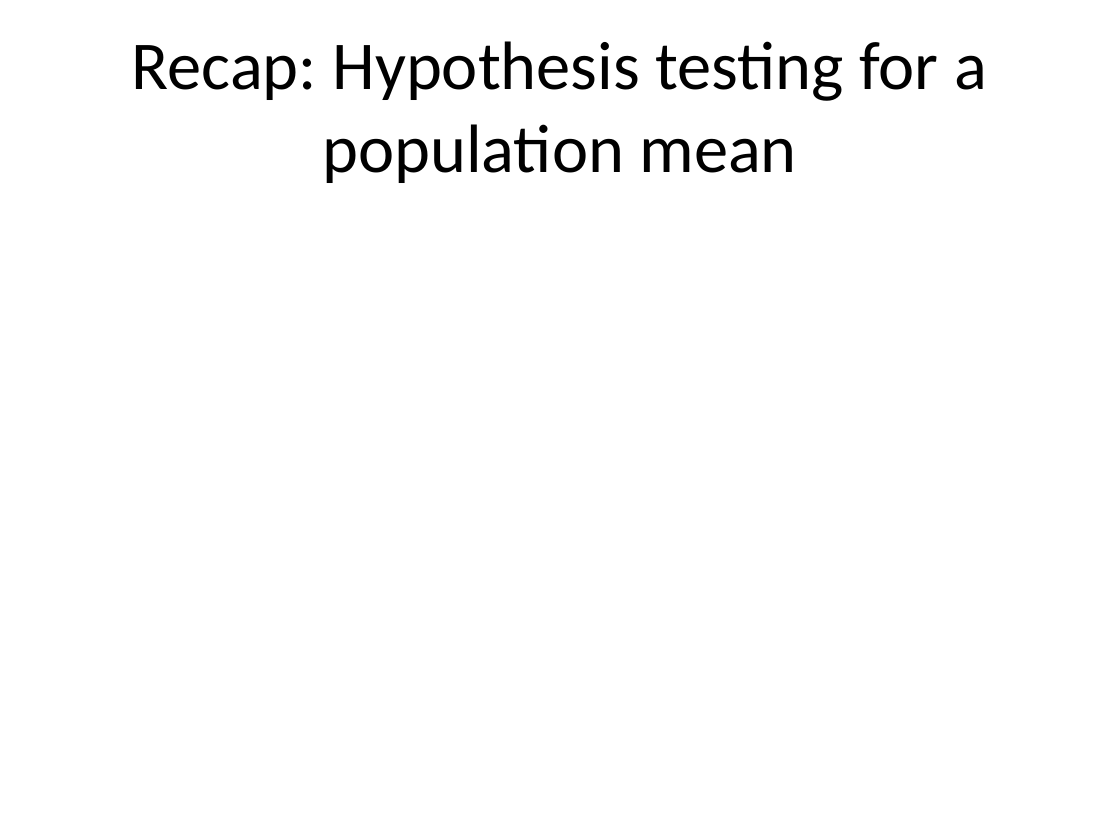
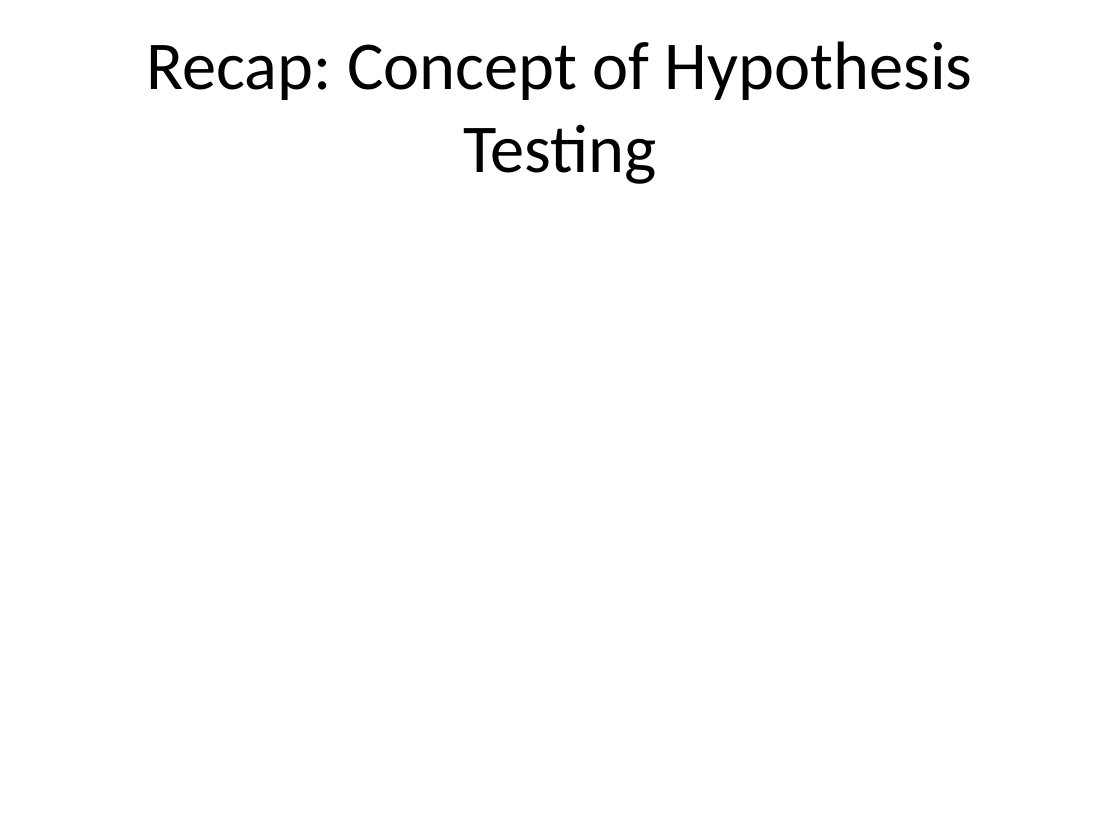
Before and after one commit to wesleyburr/2019_MATH1051H_Lectures, a slide deck: slide 44 of Lecture17/Lecture17.pptx (slide 54 before the commit). Drawn at 1120x840 pixels with LibreOffice and Linux fonts; fonts in the diff are those of the drawing. Boxes give left, top, right and bottom in pixels: in the first picture for what was removed or moved away, otherwise in the second. Text is boxed around its words. In the diff, an @@ line names an element or a change of style, - is before the commit and + after.

```diff
--- a/Lecture17/Lecture17.pptx
+++ b/Lecture17/Lecture17.pptx
@@ title at (x1=146, y1=41, x2=973, y2=184): text changed @@
-Recap: Hypothesis testing for a population mean
+Recap: Concept of Hypothesis Testing
```
Also in this commit, not shown: 12 other slides changed, 51 slides added, 42 slides removed, 52 other files.
